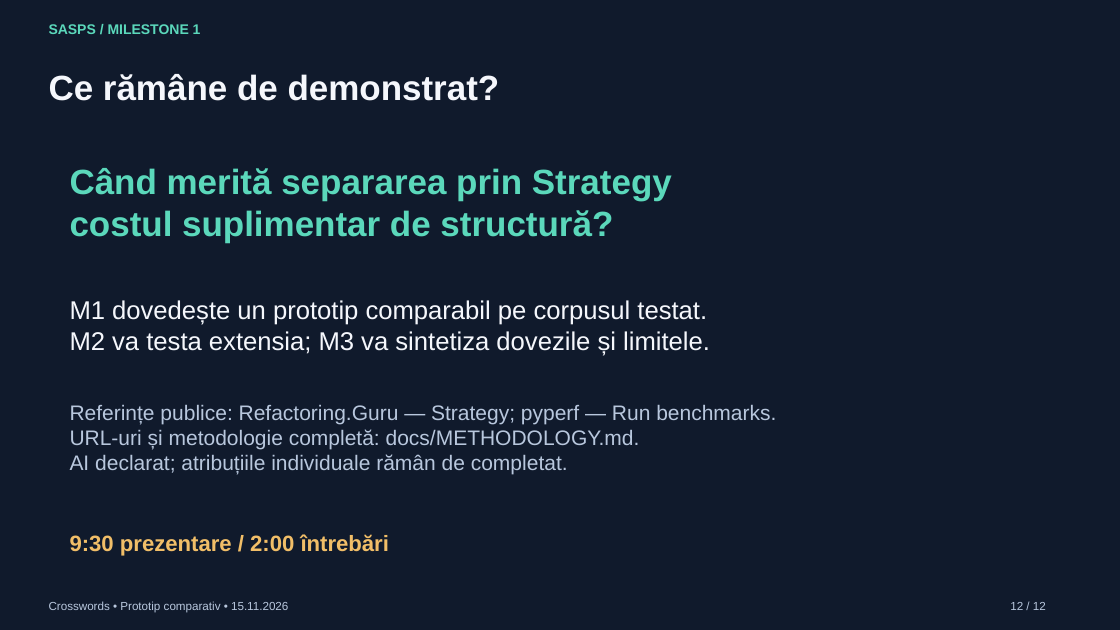
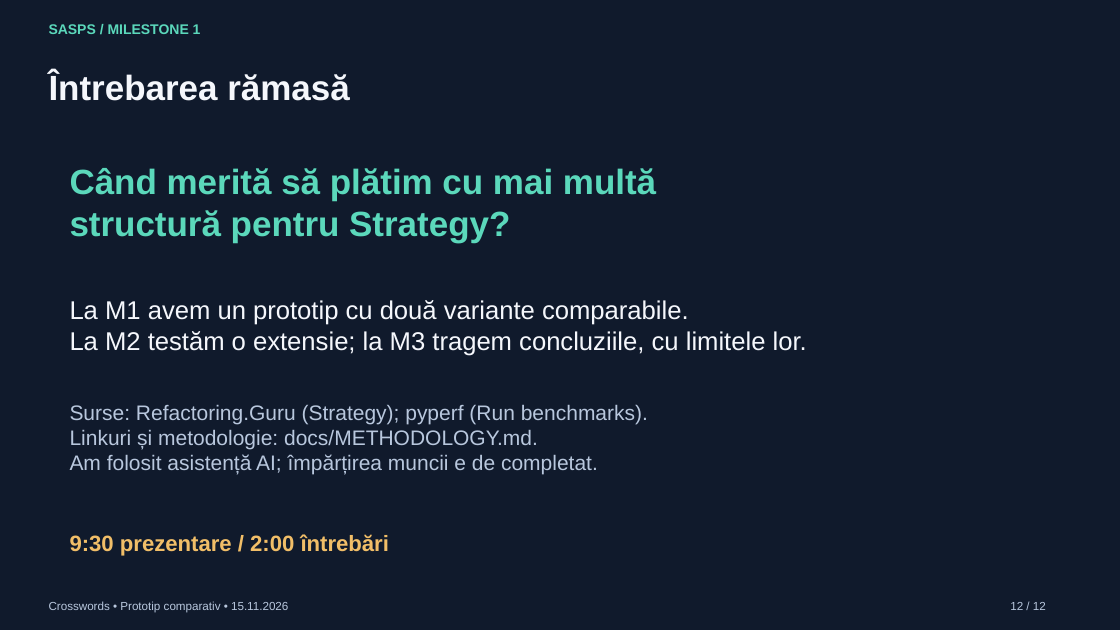
Before and after one commit to nadolualex/sasps-crosswords, a slide deck: slide 12 of presentation/SASPS_M1_Crosswords.pptx. Drawn at 1120x630 pixels with LibreOffice and Linux fonts; fonts in the diff are those of the drawing. Boxes give left, top, right and bottom in pixels: in the first picture for what was removed or moved away, otherwise in the second. Text is boxed around its words. In the diff, an @@ line names an element or a change of style, - is before the commit and + after.

```diff
--- a/presentation/SASPS_M1_Crosswords.pptx
+++ b/presentation/SASPS_M1_Crosswords.pptx
@@ text at (49, 72, 350, 101): text changed @@
-Ce rămâne de demonstrat?
+Întrebarea rămasă
@@ text at (70, 168, 656, 243): text changed @@
-Când merită separarea prin Strategy
-costul suplimentar de structură?
+Când merită să plătim cu mai multă
+structură pentru Strategy?
@@ text at (70, 300, 807, 356): text changed @@
-M1 dovedește un prototip comparabil pe corpusul testat.
-M2 va testa extensia; M3 va sintetiza dovezile și limitele.
+La M1 avem un prototip cu două variante comparabile.
+La M2 testăm o extensie; la M3 tragem concluziile, cu limitele lor.
@@ text at (70, 405, 648, 474): text changed @@
-Referințe publice: Refactoring.Guru — Strategy; pyperf — Run benchmarks.
-URL-uri și metodologie completă: docs/METHODOLOGY.md.
-AI declarat; atribuțiile individuale rămân de completat.
+Surse: Refactoring.Guru (Strategy); pyperf (Run benchmarks).
+Linkuri și metodologie: docs/METHODOLOGY.md.
+Am folosit asistență AI; împărțirea muncii e de completat.
```
Also in this commit, not shown: 11 other slides changed, 17 other files.
